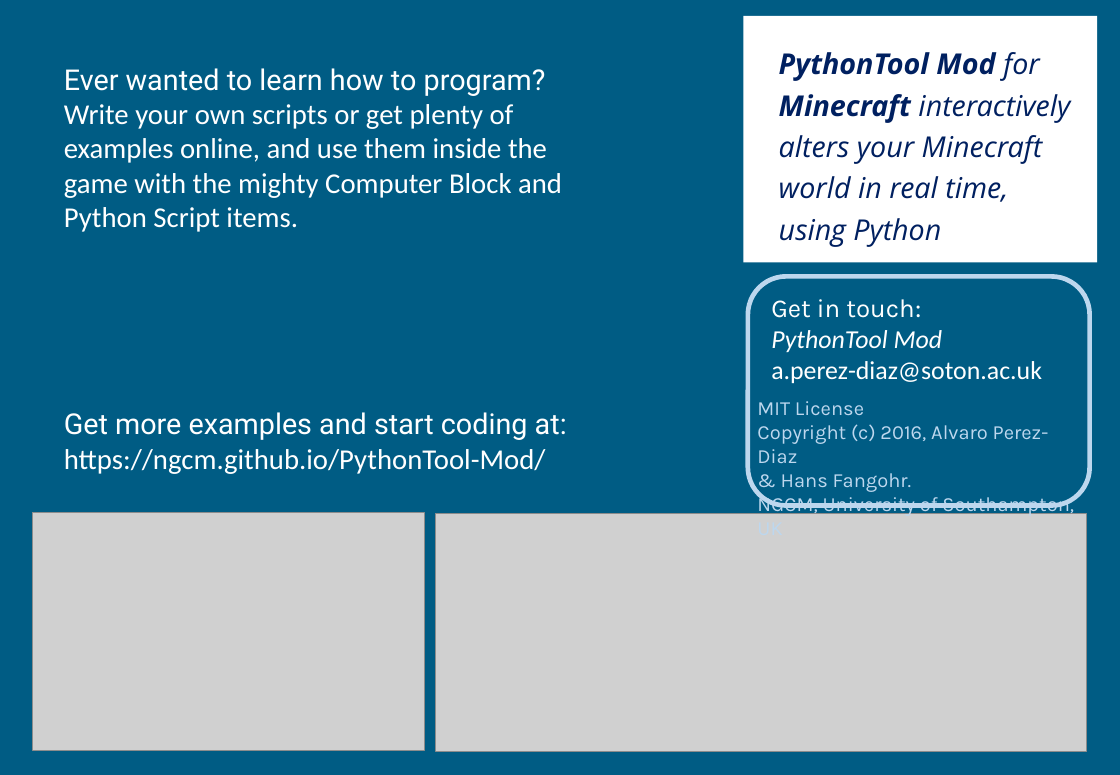
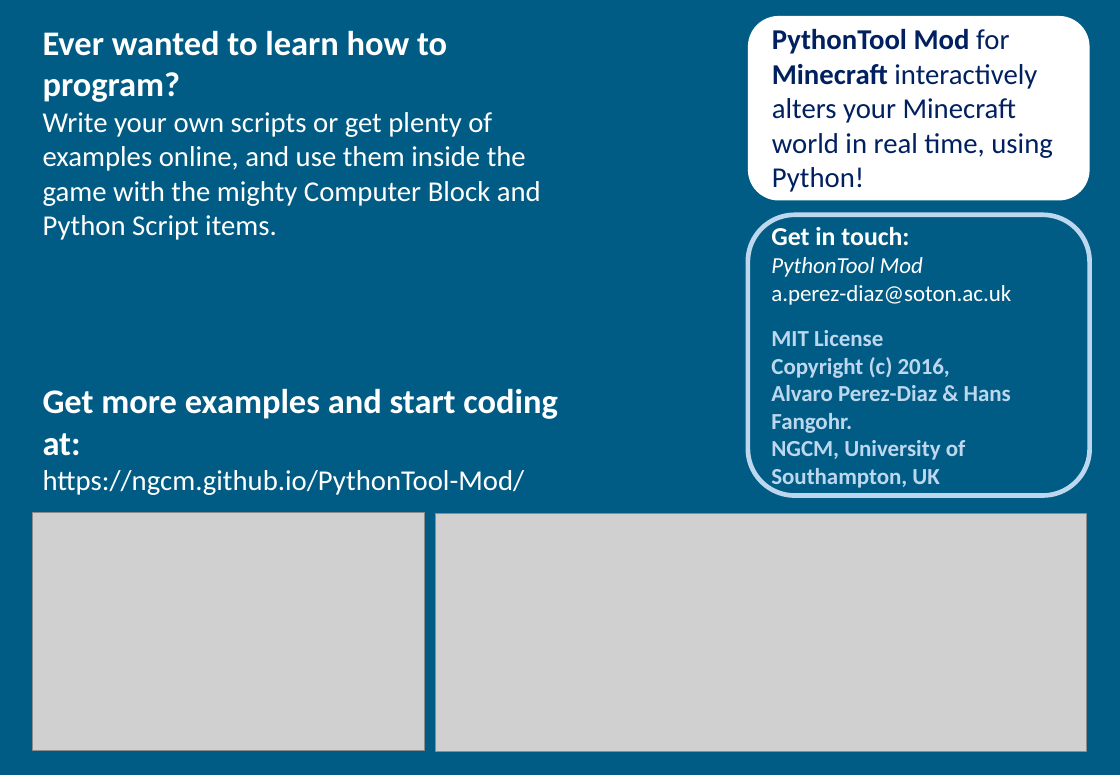
Before and after one commit to alvaropp/PythonTool_outreach, a slide deck: slide 2 of leaflet/brochure_design2.pptx. Drawn at 1120x775 pixels with LibreOffice and Linux fonts; fonts in the diff are those of the drawing; grey boxes stand for pictures. Boxes give left, top, right and bottom in pixels: in the first picture for what was removed or moved away, otherwise in the second. Text is boxed around its words. In the diff, an @@ line names an element or a change of style, - is before the commit and + after.

Commit message:
Updated brochure and challenges Re-designed brochue_design2 to match slack copy as closely as possible with added section on minecraft and small edits Added more details provide education on top of direction to tasks and finished second task

```diff
--- a/leaflet/brochure_design2.pptx
+++ b/leaflet/brochure_design2.pptx
@@ text "Ever wanted to learn how ...": place and size @@
-text "Ever wanted to learn how ..." at box(64, 68, 567, 474)
+text "Ever wanted to learn how ..." at box(43, 30, 557, 495)
@@ rectangle removed at box(744, 16, 1097, 263) @@
@@ rounded rectangle added at box(748, 16, 1090, 201), fill #FFFFFF @@
@@ text at box(772, 29, 1053, 192): text changed; font Open Sans to Calibri; italic off @@
-PythonTool Mod for Minecraft interactively alters your Minecraft world in real time, using Python
+PythonTool Mod for Minecraft interactively alters your Minecraft world in real time, using Python!
@@ text at box(43, 30, 557, 456): size 20 to 24 pt, font Roboto to Calibri, bold on in "Ever wanted to learn how to program?", "Get more examples and start coding at:" @@
@@ rounded rectangle: place and size @@
-rounded rectangle at box(748, 277, 1090, 507)
+rounded rectangle at box(748, 215, 1090, 496)
@@ text "Get in touch:": place and size @@
-text "Get in touch:" at box(771, 299, 1042, 383)
+text "Get in touch:" at box(771, 227, 1011, 305)
@@ text "Get in touch:" at box(771, 227, 1011, 305): font Karla to Calibri, bold on in "Get in touch:"; size 18 to 16 pt in "PythonTool Mod", "a.perez-diaz@soton.ac.uk" @@
@@ text "MIT License": place and size @@
-text "MIT License" at box(757, 401, 1074, 517)
+text "MIT License" at box(771, 330, 1011, 491)
@@ text at box(771, 357, 1011, 433): text changed; size 14 to 16 pt; font Karla to Calibri; bold on @@
-Copyright (c) 2016, Alvaro Perez-Diaz
-& Hans Fangohr.
+Copyright (c) 2016,
+Alvaro Perez-Diaz & Hans Fangohr.
@@ text at box(771, 330, 966, 491): size 14 to 16 pt, font Karla to Calibri, bold on in "MIT License", "NGCM, University of Southampton, UK" @@
```
Also in this commit, not shown: 1 other slide changed, 3 other files.
